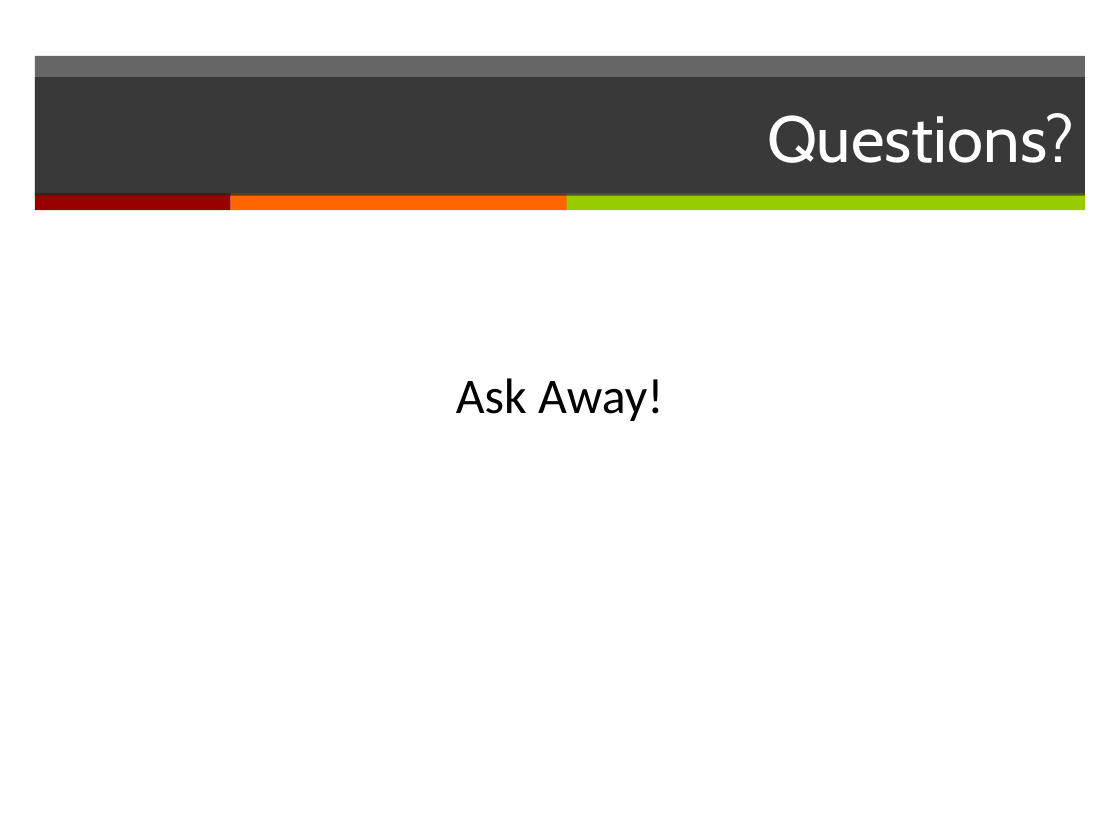
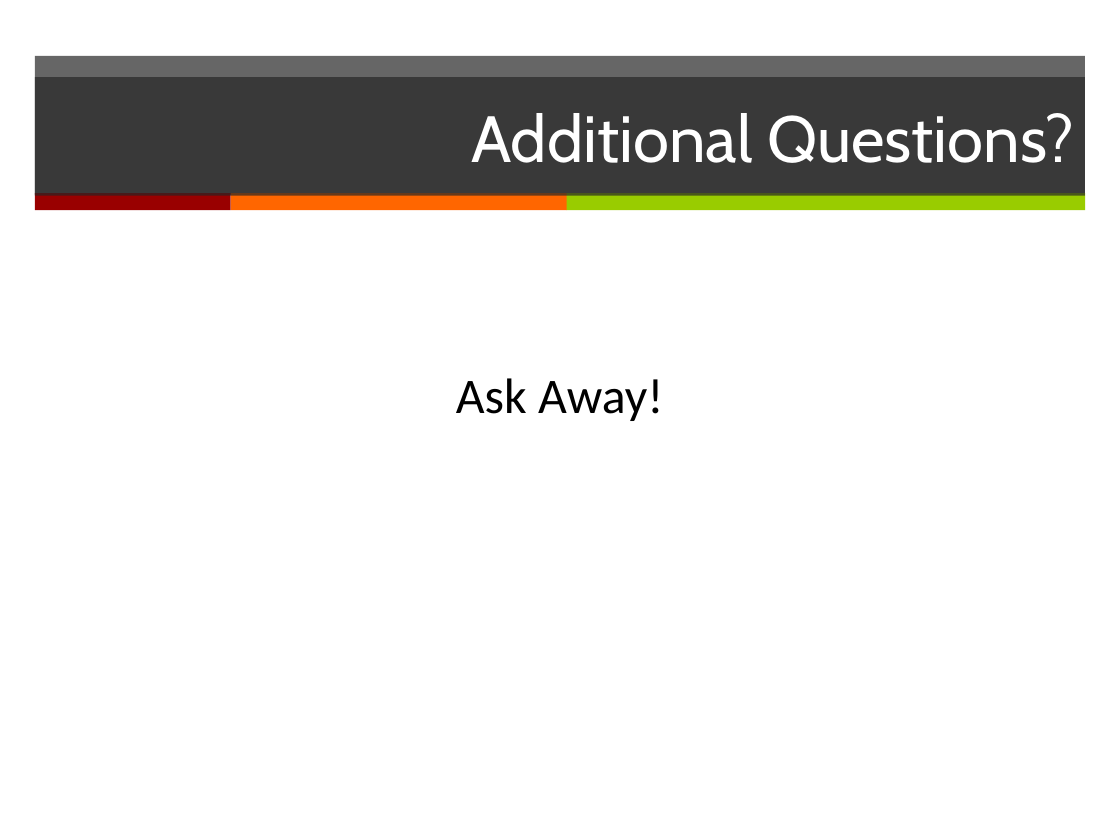
Before and after one commit to DannyDouglass/LeanUx, a slide deck: slide 10 of docs/presentations/LeanUx - IT Management.pptx (slide 11 before the commit). Drawn at 1120x840 pixels with LibreOffice and Linux fonts; fonts in the diff are those of the drawing. Boxes give left, top, right and bottom in pixels: in the first picture for what was removed or moved away, otherwise in the second. Text is boxed around its words. In the diff, an @@ line names an element or a change of style, - is before the commit and + after.

```diff
--- a/docs/presentations/LeanUx - IT Management.pptx
+++ b/docs/presentations/LeanUx - IT Management.pptx
@@ title at (471, 113, 1074, 163): text changed @@
-Questions?
+Additional Questions?
```
Also in this commit, not shown: 4 other slides changed, 1 slide removed.
